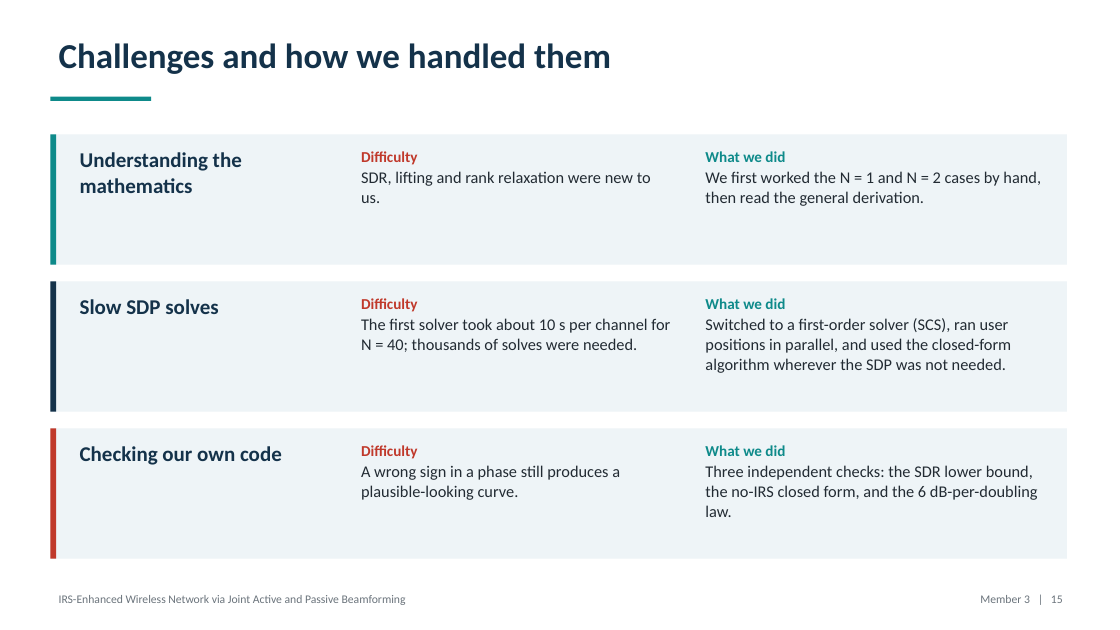
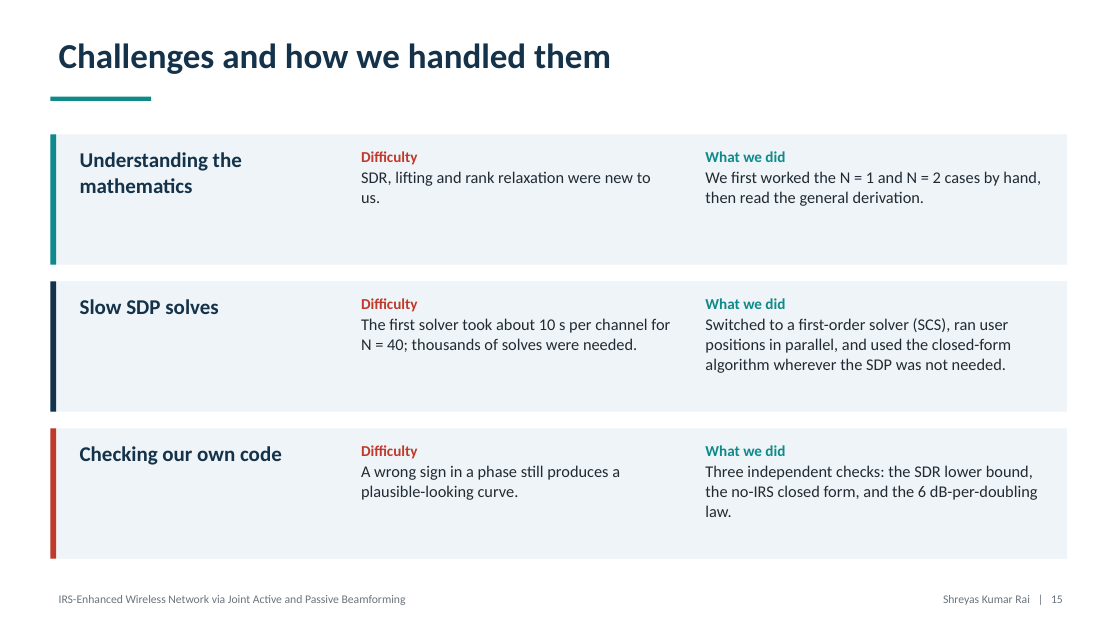
Before and after one commit to SKARAlpha0407/wcom-irs-beamforming, a slide deck: slide 15 of presentation/WCom_Project_Presentation.pptx. Drawn at 1120x630 pixels with LibreOffice and Linux fonts; fonts in the diff are those of the drawing. Boxes give left, top, right and bottom in pixels: in the first picture for what was removed or moved away, otherwise in the second. Text is boxed around its words. In the diff, an @@ line names an element or a change of style, - is before the commit and + after.

```diff
--- a/presentation/WCom_Project_Presentation.pptx
+++ b/presentation/WCom_Project_Presentation.pptx
@@ text at (943,595,1063,605): text changed @@
-Member 3 | 15
+Shreyas Kumar Rai | 15
```
Also in this commit, not shown: 15 other slides changed, 18 other files.
